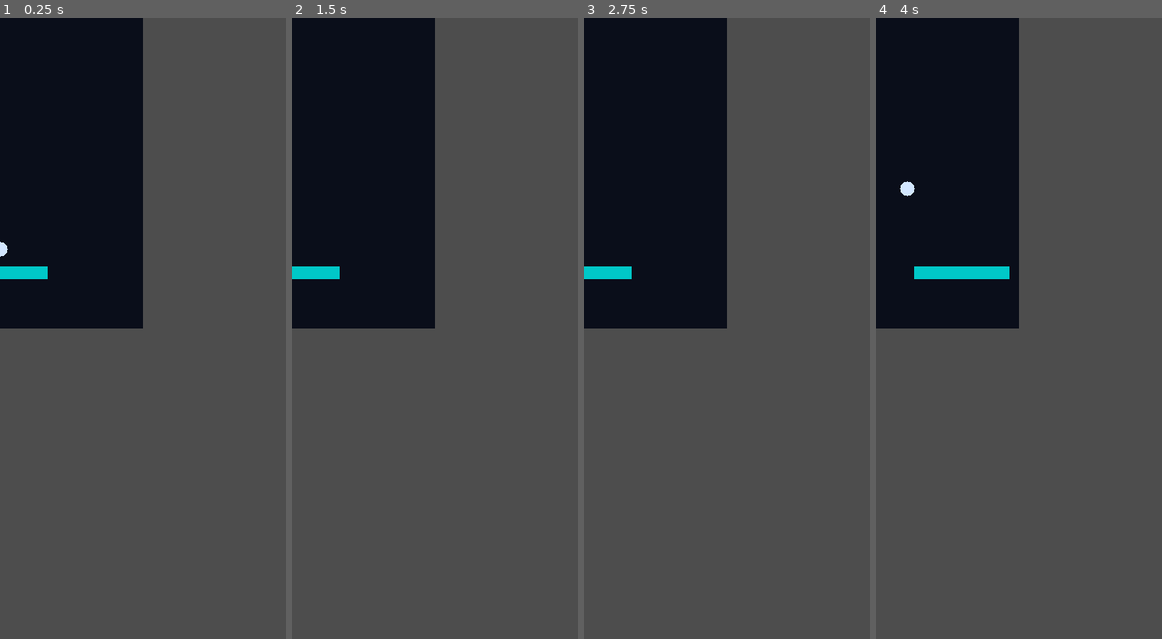
Above: before the commit, frames 1-4 (left to right).
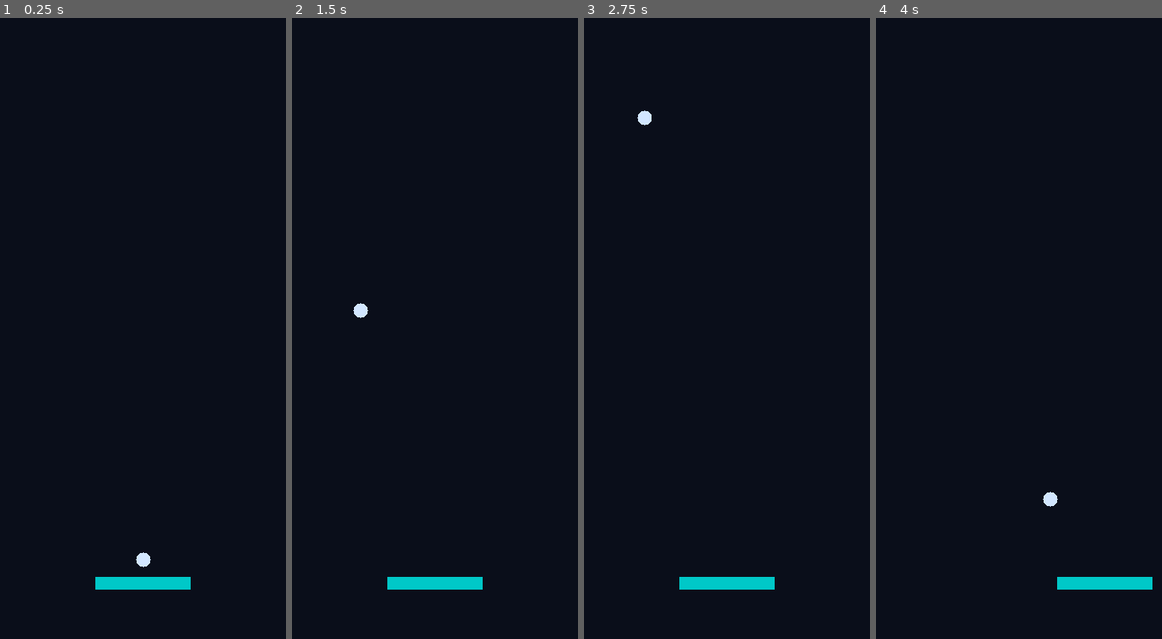
Above: after the commit, the same moments.

Repository: mustafa-elhelbawy/deep-break-game
Game: Godot game, scene res://scenes/game/Game.tscn
The game is run twice, just before and just after one commit, with the same random seed, the same clock (stepped at 60 frames per second) and the same inputs.
Inputs (mouse positions are in pixels of both pictures, inside the frame that each line leads up to):
- Up to frame 1 (0.25 s): no input
- Up to frame 2 (1.5 s): tap Enter at 0.5 s; move the mouse to (497, 297) at 0.52 s; click (497, 297) at 0.67 s; drag from (377, 359) to (420, 452) at 1.27 s
- Up to frame 3 (2.75 s): move the mouse to (755, 191) at 2.02 s; click (755, 191) at 2.17 s
- Up to frame 4 (4 s): drag from (1004, 452) to (933, 235) at 2.77 s; move the mouse to (1104, 421) at 3.52 s; click (1104, 421) at 3.67 s

The runs differ from the first frame. In frame 1, 75% of the frame differs, in the area x 0-100%, y 0-100%; in frame 2, 75%; in frame 3, 75%; in frame 4, 76%.

Commit message:
fix: Camera2D anchor_mode to DRAG_CENTER so viewport covers full 360x780
anchor_mode=0 (Fixed Top-Left) treated position as the top-left corner,
shifting the view to (180,390) and hiding game content. anchor_mode=1
(Drag Center) treats position as the viewport centre — correct for a
stationary camera centred on a 360x780 world.

Co-Authored-By: Claude Sonnet 4.6 <noreply@anthropic.com>

Diff:
--- a/project.godot
+++ b/project.godot
@@ -11,9 +11,9 @@
 [application]
 
 config/name="Deep Break"
+run/main_scene="res://scenes/game/Game.tscn"
 config/features=PackedStringArray("4.6", "Mobile")
 config/icon="res://icon.svg"
-run/main_scene="res://scenes/game/Game.tscn"
 
 [autoload]
 
--- a/scenes/game/Game.tscn
+++ b/scenes/game/Game.tscn
@@ -27,5 +27,5 @@
 
 [node name="Camera2D" type="Camera2D" parent="."]
 position = Vector2(180, 390)
-anchor_mode = 0
+anchor_mode = 1
 position_smoothing_enabled = false
